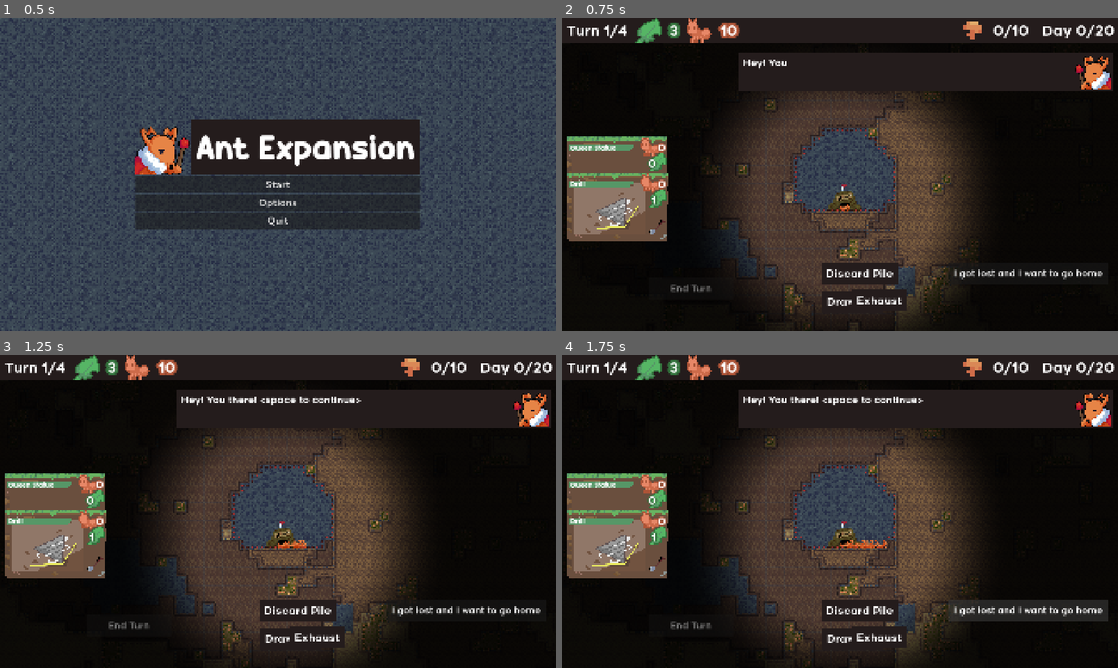
Above: before the commit, frames 1-4 (two rows, left to right).
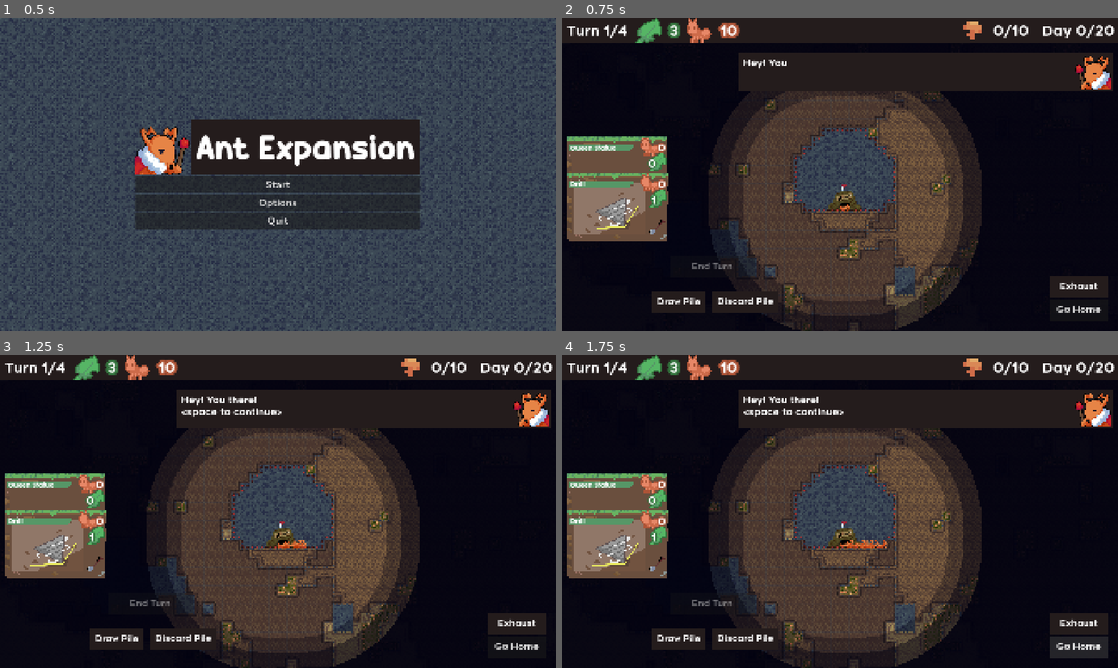
Above: after the commit, the same moments.

Repository: zunda-arrow/pizza-jam-16
Game: Godot game, scene res://menu/menu.tscn
Two runs of this game, one before a commit and one after it. Both use one fixed random seed, a clock stepped at 60 frames per second and the inputs below. The engine's default icon, where the game draws it, is replaced by a stand-in: a white triangle on a blue panel in a dark square.
Inputs:
- Up to frame 1 (0.5 s): no input
- Up to frame 2 (0.75 s): click "Start" at 0.5 s
- Up to frame 3 (1.25 s): no input
- Up to frame 4 (1.75 s): click "I got lost and I want to go h…" (after the commit: "Go Home") at 1.25 s

Frame 1 is identical in both runs. In frame 2, 3.6% of the frame differs, in the area x 16-99%, y 26-100%; in frame 3, 4.0%; in frame 4, 5.8%, in the area x 16-99%, y 13-100%.

Commit message:
Minor changes (#111)
* commit

* visuals

* vignette fixes

* tutorial update

---------

Co-authored-by: Rvtar <106639908+Rvtar@users.noreply.github.com>

Diff:
--- a/camera/ArenaCamera.tscn
+++ b/camera/ArenaCamera.tscn
@@ -3,6 +3,13 @@
 [ext_resource type="Script" uid="uid://bj3lfedbh8h70" path="res://camera/control.gd" id="1_qpltt"]
 [ext_resource type="Texture2D" uid="uid://c8o38o30vq1wj" path="res://icon.svg" id="2_eus7h"]
 [ext_resource type="Shader" uid="uid://dhqaxoav82mct" path="res://terrain/visibility.gdshader" id="3_rwax0"]
+
+[sub_resource type="FastNoiseLite" id="FastNoiseLite_2rh27"]
+frequency = 0.0213
+domain_warp_type = 1
+
+[sub_resource type="NoiseTexture3D" id="NoiseTexture3D_65txm"]
+noise = SubResource("FastNoiseLite_2rh27")
 
 [sub_resource type="ShaderMaterial" id="ShaderMaterial_tfcte"]
 shader = ExtResource("3_rwax0")
@@ -13,12 +20,14 @@
 shader_parameter/blurriness = 0.330000015675
 shader_parameter/blending = 0.4290000203775
 shader_parameter/building_radius = 0.245
-shader_parameter/vignette_color = Color(0, 0, 0, 1)
+shader_parameter/vignette_color = Color(0, 0, 0.05882353, 1)
 shader_parameter/interactable_pos = Vector2(0, 0)
 shader_parameter/interactable_size = 0.0
 shader_parameter/interactable_color = Color(0.897657, 0.86365783, 1, 0.21960784)
 shader_parameter/invalid_color = Color(0.1764706, 0, 0, 1)
 shader_parameter/valid_placement = true
+shader_parameter/bands = 4
+shader_parameter/noise = SubResource("NoiseTexture3D_65txm")
 
 [sub_resource type="PlaceholderTexture2D" id="PlaceholderTexture2D_eus7h"]
 
--- a/camera/Camera.tscn
+++ b/camera/Camera.tscn
@@ -7,18 +7,19 @@
 [sub_resource type="ShaderMaterial" id="ShaderMaterial_tfcte"]
 shader = ExtResource("3_rwax0")
 shader_parameter/discoveries = PackedVector3Array(0, 0, 1, 0, 0, 0, 0, 0, 0, 0, 0, 0, 0, 0, 0, 0, 0, 0, 0, 0, 0, 0, 0,  …(2225 unchanged characters)…
-shader_parameter/time = 0.0
 shader_parameter/discovery_size = 0.198000009405
-shader_parameter/box_rounding = 0.154000007315
-shader_parameter/blurriness = 0.330000015675
-shader_parameter/blending = 0.4290000203775
+shader_parameter/box_rounding = 0.1610000076475
+shader_parameter/blurriness = 0.402000019095
+shader_parameter/blending = 0.2010000095475
 shader_parameter/building_radius = 0.245
-shader_parameter/vignette_color = Color(0, 0, 0, 1)
+shader_parameter/vignette_color = Color(0, 0, 0.05882353, 1)
 shader_parameter/interactable_pos = Vector2(0, 0)
 shader_parameter/interactable_size = 0.0
 shader_parameter/interactable_color = Color(0.897657, 0.86365783, 1, 0.21960784)
 shader_parameter/invalid_color = Color(0.1764706, 0, 0, 1)
 shader_parameter/valid_placement = true
+shader_parameter/bands = 4
+shader_parameter/contrast = 1.045
 
 [sub_resource type="PlaceholderTexture2D" id="PlaceholderTexture2D_eus7h"]
 
--- a/cards/all_cards.gd
+++ b/cards/all_cards.gd
@@ -32,7 +32,7 @@
 	load("res://resources/cards/queen_statue.tres"),
 	load("res://resources/cards/sweet_nectar.tres"),
 	load("res://resources/cards/energy_bank.tres"),
-	load("res://resources/cards/perpetual_stew.tres"),
+	#load("res://resources/cards/perpetual_stew.tres"),
 	load("res://resources/cards/lichen_bark.tres"),
 	load("res://resources/cards/composter.tres"),
 ]
--- a/game/Arena.tscn
+++ b/game/Arena.tscn
@@ -104,22 +104,21 @@
 
 [node name="EndTurnButton" type="Button" parent="Camera" unique_id=1964738272]
 unique_name_in_owner = true
-offset_left = -662.0
-offset_top = 357.0
-offset_right = -367.0
-offset_bottom = 432.0
+offset_left = -588.0
+offset_top = 280.0
+offset_right = -293.0
+offset_bottom = 355.0
 theme_override_font_sizes/font_size = 30
 text = "End Turn"
 
 [node name="GoHome" type="Button" parent="Camera" unique_id=2052981044]
 unique_name_in_owner = true
-offset_left = 375.0
-offset_top = 305.0
+offset_left = 724.0
+offset_top = 429.0
 offset_right = 925.0
-offset_bottom = 380.0
+offset_bottom = 504.0
 theme_override_font_sizes/font_size = 30
-text = "I got lost and I want to go home
-"
+text = "Go Home"
 
 [node name="CardPileDisplay" parent="Camera" unique_id=1774113453 instance=ExtResource("10_n65lt")]
 unique_name_in_owner = true
@@ -129,34 +128,40 @@
 gap = Vector2(335, 235)
 
 [node name="DrawPile" type="PanelContainer" parent="Camera" unique_id=1965561152]
-offset_left = -61.0
+offset_left = -648.0
 offset_top = 402.0
-offset_right = -2.0
-offset_bottom = 461.0
+offset_right = -466.0
+offset_bottom = 477.0
 
 [node name="Label" type="Label" parent="Camera/DrawPile" unique_id=1340981094]
 layout_mode = 2
+theme_override_font_sizes/font_size = 30
 text = "Draw Pile"
+horizontal_alignment = 1
 
 [node name="DiscardPile" type="PanelContainer" parent="Camera" unique_id=703672857]
-offset_left = -64.0
-offset_top = 305.0
-offset_right = -5.0
-offset_bottom = 364.0
+offset_left = -440.0
+offset_top = 401.0
+offset_right = -214.0
+offset_bottom = 476.0
 
 [node name="Label" type="Label" parent="Camera/DiscardPile" unique_id=2106178975]
 layout_mode = 2
+theme_override_font_sizes/font_size = 30
 text = "Discard Pile"
+horizontal_alignment = 1
 
 [node name="ExhaustPile" type="PanelContainer" parent="Camera" unique_id=525427155]
-offset_left = 41.0
-offset_top = 398.0
-offset_right = 103.0
-offset_bottom = 457.0
+offset_left = 725.0
+offset_top = 349.0
+offset_right = 923.0
+offset_bottom = 424.0
 
 [node name="Label" type="Label" parent="Camera/ExhaustPile" unique_id=1034471880]
 layout_mode = 2
+theme_override_font_sizes/font_size = 30
 text = "Exhaust"
+horizontal_alignment = 1
 
 [connection signal="on_turn_changed" from="." to="Terrain" method="clear_coin_bonus"]
 [connection signal="card_reward" from="Terrain" to="." method="on_card_reward"]
--- a/game/manage_tutorial.gd
+++ b/game/manage_tutorial.gd
@@ -9,19 +9,19 @@
 var current_line = -1
 
 var dialouge_lines = [
-	["queen", "Hey! You there! <space to continue>"],
-	["ant", "... <space to continue>"],
-	["queen", "You’re promoted, you’re now the new NEO - that’s nest expansion officer to the newbies. <space to continue>"],
-	["ant", "... <space to continue>"],
-	["queen", "The nest is expanding and I need enough fungus to feed my larvae, you better get digging or you’re DECAPITATED. <space to continue>"],
-	["ant", "... (panicks) ... <space to continue>"],
-	["queen", "What are you waiting for? Get to work! <space to continue>"],
+	["queen", "Hey! You there! \n<space to continue>"],
+	["ant", "... \n<space to continue>"],
+	["queen", "You’re promoted, you’re now the new NEO - that’s nest expansion officer to the newbies. \n<space to continue>"],
+	["ant", "... \n<space to continue>"],
+	["queen", "The nest is expanding and I need enough fungus to feed my larvae, you better get digging or you’re DECAPITATED. \n<space to continue>"],
+	["ant", "... (panicks) ... \n<space to continue>"],
+	["queen", "What are you waiting for? Get to work! \n<space to continue>"],
 	["queen", "First thing to know, is how to drill. Use your drill to expand this cavern.", 0],
-	["queen", "Acceptable, I guess. <space to continue>", 200],
-	["queen", "I need everyone to know of my greatness, so build me a statue. It’ll also serve as a point for your workers to expand around.", 0],
-	["queen", "Don’t I look beautiful? Obviously this statue is eternal, but most buildings only last the day. <space to continue>", -1],
-	["queen", "Now, your daily quota is in the top left, your energy and workers in the top right and you can see what buildings and drills you have available on the left. <space to continue>"],
-	["queen", "Good luck, and remember the consequences of you failing. <space to exit>"]
+	["queen", "Acceptable, I guess. \n<space to continue>", 200],
+	["queen", "I need everyone to know of my greatness, so build me a statue. It’ll also serve as a point for your workers to work around.", 0],
+	["queen", "Don’t I look beautiful? Obviously this statue is eternal, but most buildings only last one day. \n<space to continue>", -1],
+	["queen", "Now, your daily goal is in the top left, and your energy and workers are in the top right. You see what buildings and drills you have available on the left. \n<space to continue>"],
+	["queen", "Good luck, and remember the consequences of you failing. \n<space to exit>"]
 ]
 
 func _ready() -> void:
--- a/include/tooltip/DefaultTooltip.tscn
+++ b/include/tooltip/DefaultTooltip.tscn
@@ -17,10 +17,10 @@
 direction_2 = 2
 direction_3 = 3
 tooltip = NodePath("MainTooltip")
-avoid_overlap = [null, null, null, null, null, null, null, null, null]
+avoid_overlap = [null, null, null, null, null, null, null, null, null, null]
 
 [node name="MainTooltip" parent="Tooltip" unique_id=1640107277 instance=ExtResource("2_vufjc")]
 unique_name_in_owner = true
 layout_mode = 0
 offset_right = 400.0
-offset_bottom = 197.0
+offset_bottom = 169.0
--- a/terrain/visibility.gdshader
+++ b/terrain/visibility.gdshader
@@ -1,7 +1,6 @@
 shader_type canvas_item;
 // x,y - pos, z - active
 uniform vec3[255] discoveries;
-uniform float time: hint_range(0.0,10.0);
 uniform float discovery_size: hint_range(0.0,1.0);
 uniform float box_rounding: hint_range(0.0,1.0);
 uniform float blurriness: hint_range(0.0,1.0);
@@ -13,6 +12,8 @@
 uniform vec4 interactable_color: source_color;
 uniform vec4 invalid_color: source_color;
 uniform bool valid_placement;
+uniform int bands;
+uniform float contrast;
 
 // https://iquilezles.org/articles/distfunctions2d/
 float sdCircle( vec2 p, float r )
@@ -52,10 +53,11 @@
 
 void fragment() {
 	vec2 uv = vec2((UV.x - 0.5) * (1920. / 1080.), UV.y - 0.5);
+	uv = floor(uv * 270.) / 270.;
 	vec4 map = construct(uv);
 
 	COLOR.rgb = vignette_color;
-	COLOR.a = map.y;
+	COLOR.a = min((floor(map.y * float(bands)) / float(bands)) * 1.25,1.0);
 
 	if (map.x < 1.0) {
 		COLOR.rgb = valid_placement ? interactable_color.rgb : invalid_color.rgb;
Not shown: 1 places in camera/Camera.tscn that only renumber resources
Not shown: 1 places in game/Arena.tscn that only renumber resources
